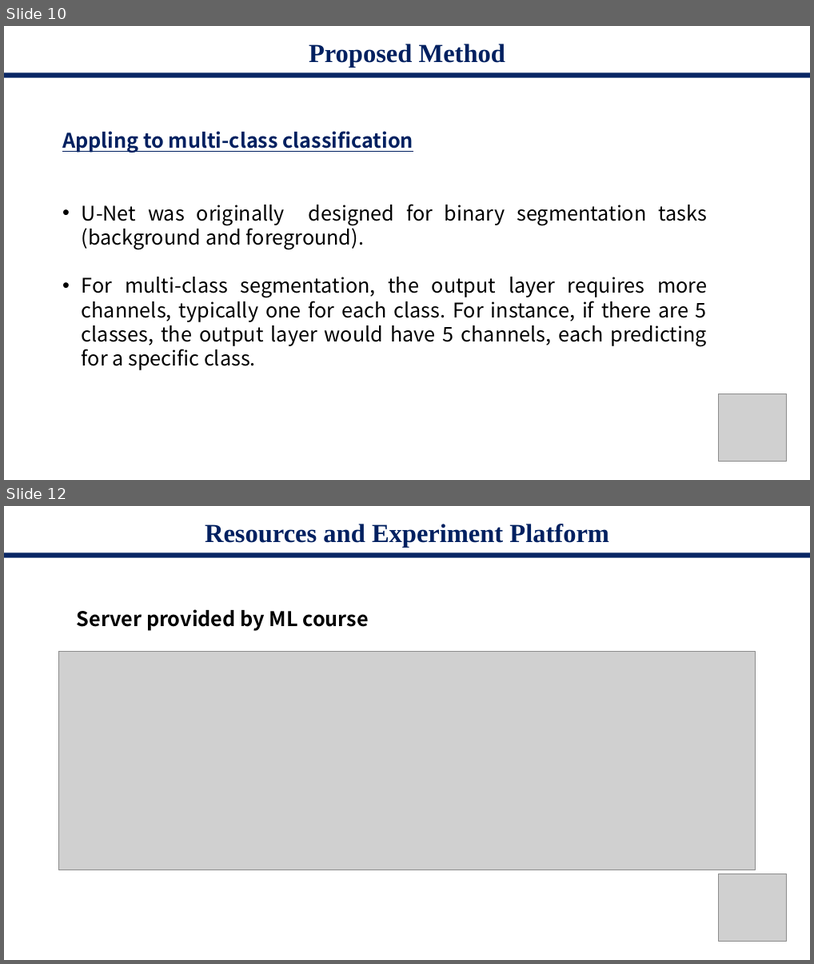
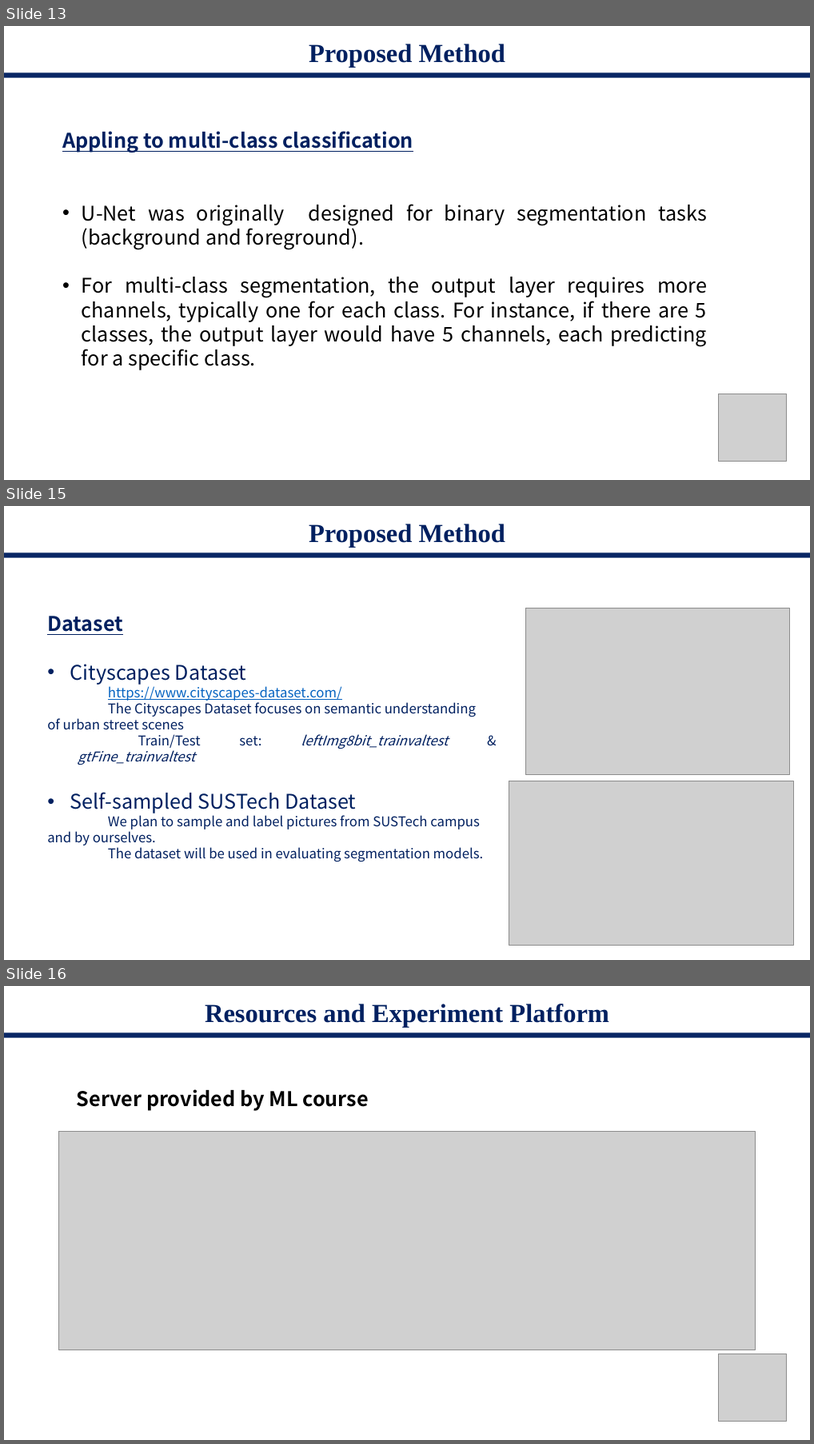
Before and after one commit to starga2er777/CS405_Project_SUSTech, a slide deck: proposal.pptx. Shown one above the other, each under a label of ours: slides 10 and 12 before the commit, slides 13, 15 and 16 after it; the slides between them are not shown. The pictures are 814x964 and 814x1444 pixels, drawn with LibreOffice and Linux fonts; fonts in the diff are those of the drawing; grey boxes stand for pictures. Boxes give left, top, right and bottom in pixels: in the first picture for what was removed or moved away, otherwise in the second. Text is boxed around its words. In the diff, an @@ line names an element or a change of style, - is before the commit and + after.

```diff
--- a/proposal.pptx
+++ b/proposal.pptx
@@ slide 15 added at <box>4,506,810,960</box>, background #FFFFFF @@
@@ title added at <box>309,524,506,547</box>, 31 pt, text #002060, bold @@
+Proposed Method
@@ rectangle added at <box>4,552,810,557</box>, fill #002060 at 97% opacity @@
@@ text added at <box>47,616,484,862</box>, 16 pt, text #002060 @@
+Dataset
+• Cityscapes Dataset
+https://www.cityscapes-dataset.com/
+The Cityscapes Dataset focuses on semantic understanding of urban street scenes
+  Train/Test set: leftImg8bit_trainvaltest & gtFine_trainvaltest
+• Self-sampled SUSTech Dataset
+We plan to sample and label pictures from SUSTech campus and by ourselves.
+The dataset will be used in evaluating segmentation models.
@@ picture added at <box>526,608,790,775</box> @@
@@ picture added at <box>509,780,794,945</box> @@
@@ what was slide 10 is now slide 13 @@
@@ what was slide 12 is now slide 16 @@
```
Also in this commit, not shown: 4 slides changed, 3 other slides added.
